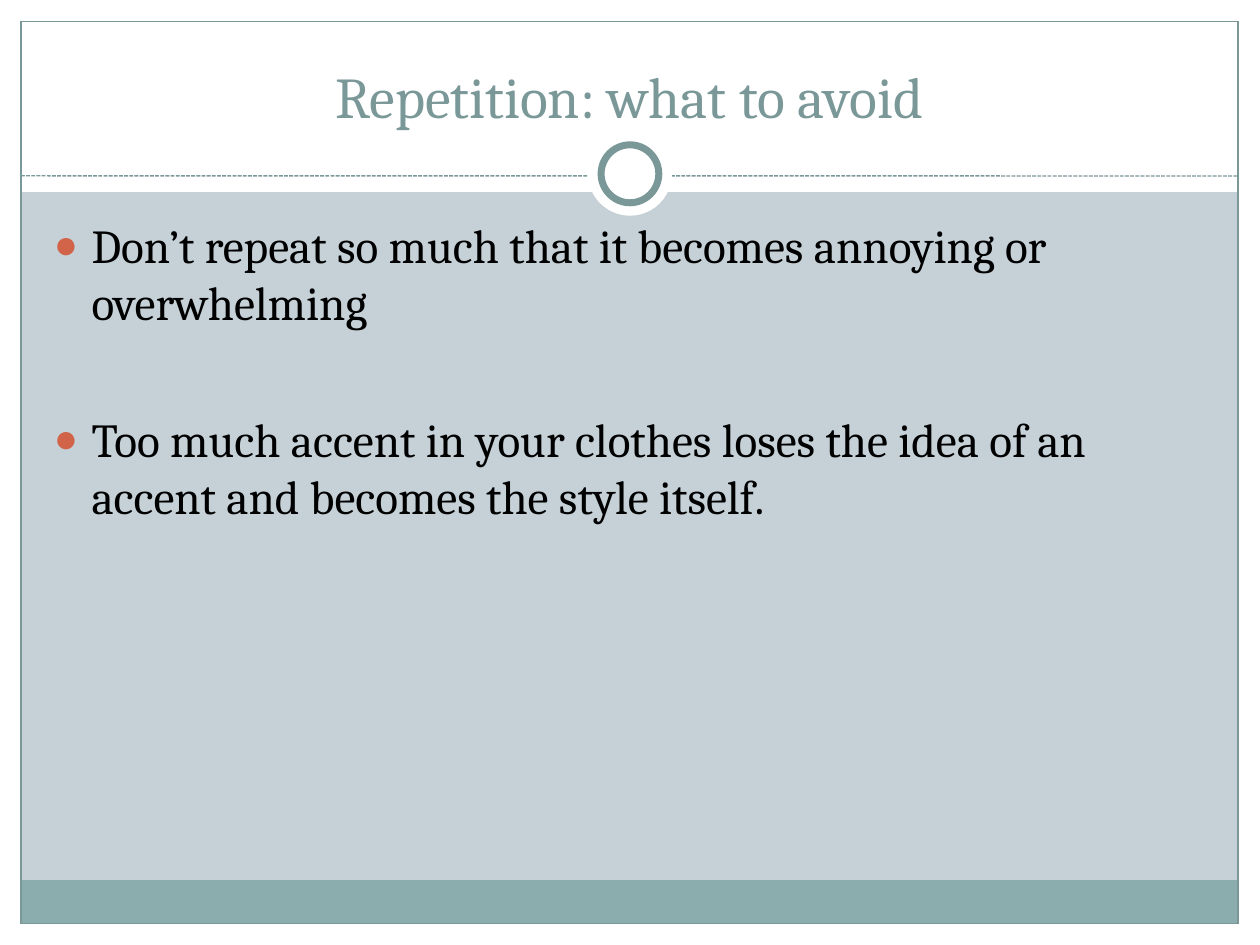
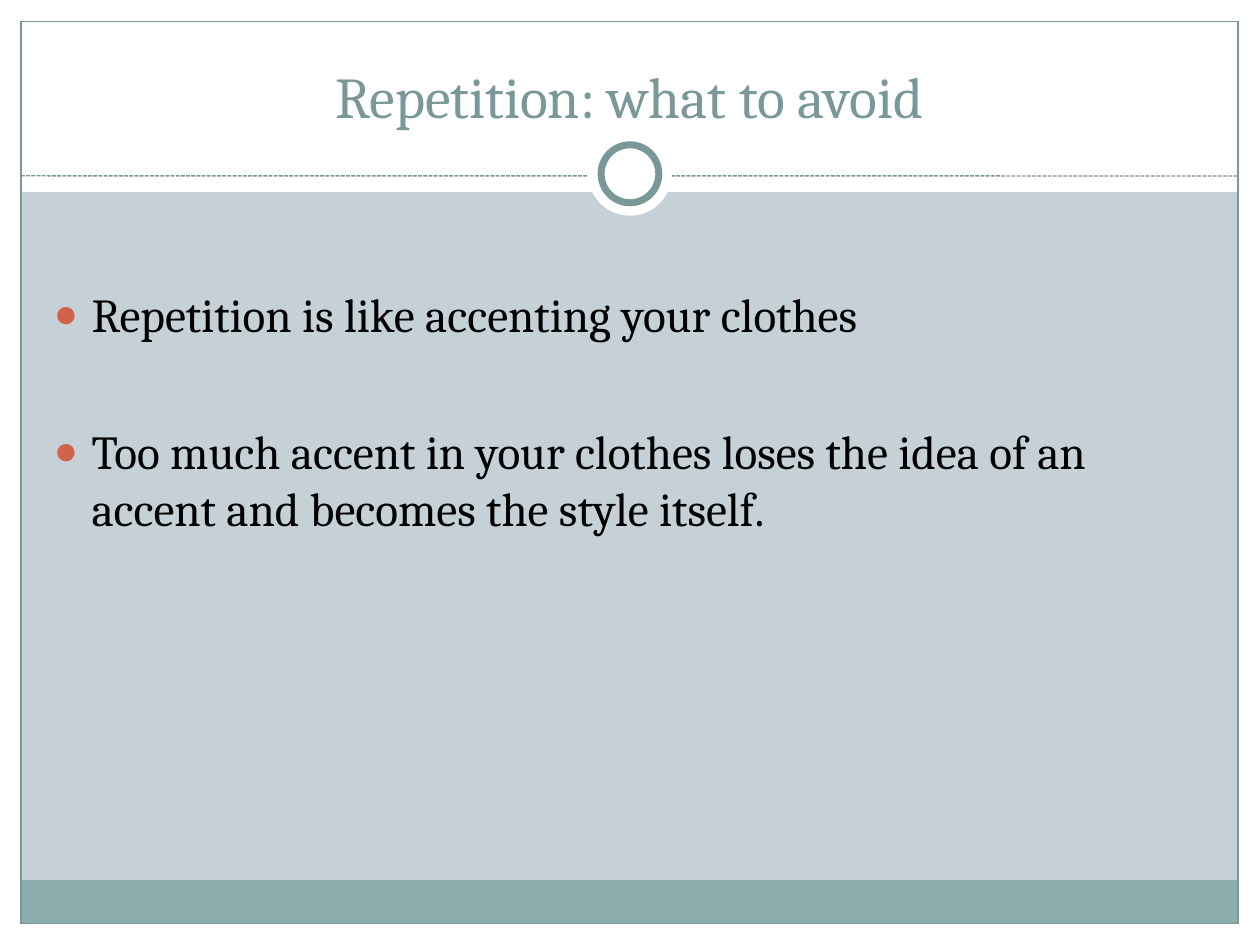
Before and after one commit to arhswebdesign/arhswebdesign.github.io, a slide deck: slide 18 of powerpoint/repetition.ppt. Drawn at 1260x945 pixels with LibreOffice and Linux fonts; fonts in the diff are those of the drawing. Boxes give left, top, right and bottom in pixels: in the first picture for what was removed or moved away, otherwise in the second. Text is boxed around its words. In the diff, an @@ line names an element or a change of style, - is before the commit and + after.

```diff
--- a/powerpoint/repetition.ppt
+++ b/powerpoint/repetition.ppt
@@ text at (92, 299, 857, 342): text changed @@
-● Don’t repeat so much that it becomes annoying or overwhelming
+● Repetition is like accenting your clothes
```
Also in this commit, not shown: 3 other slides changed.
